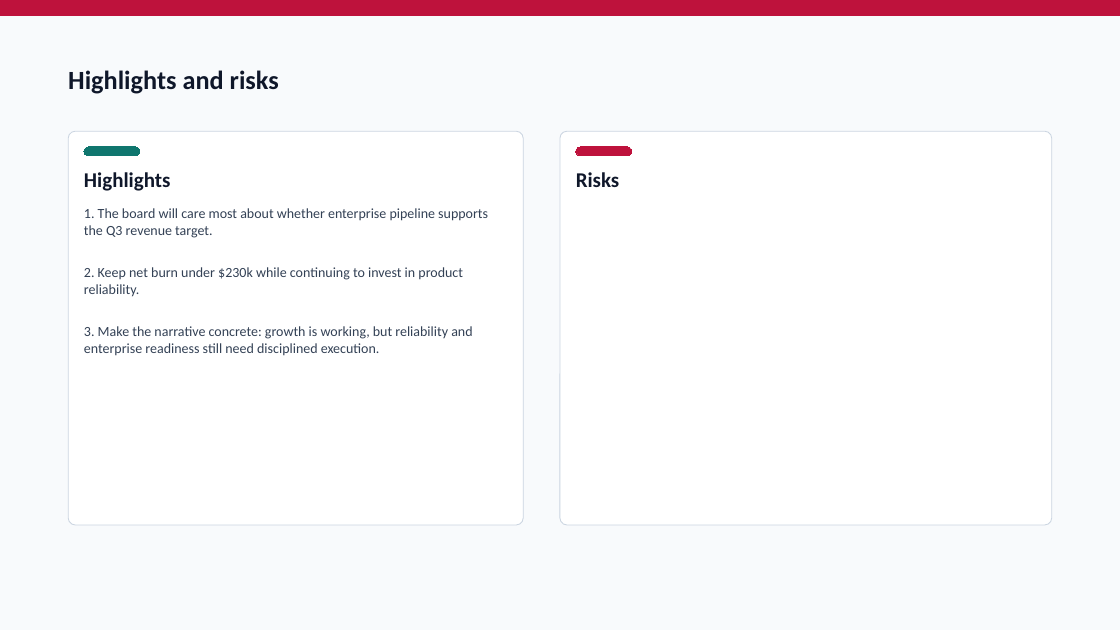
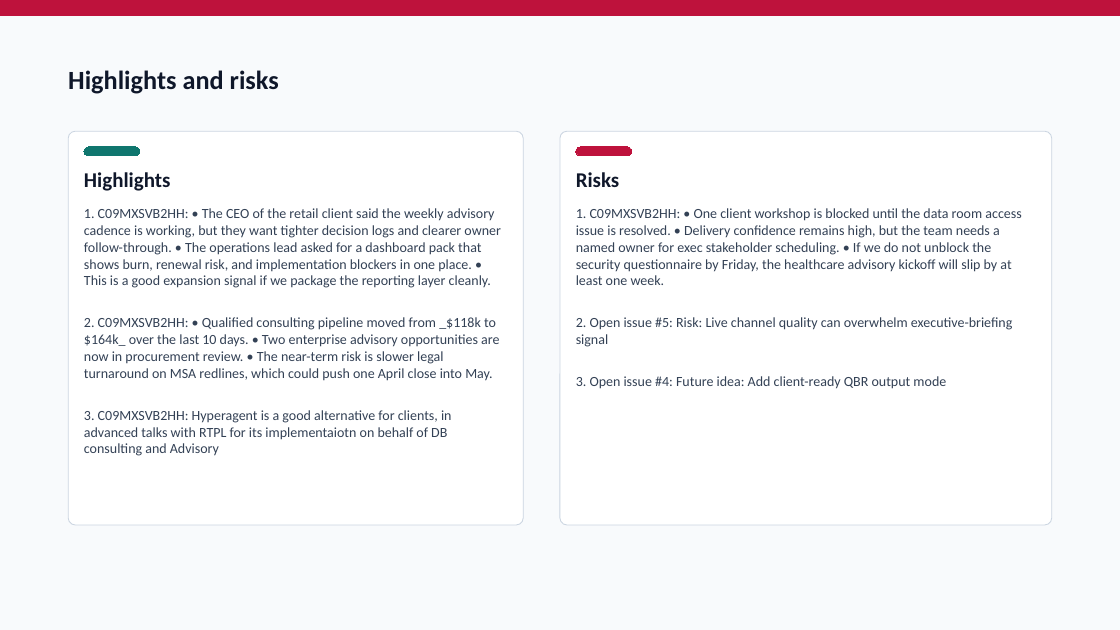
Before and after one commit to Laksh-star/codex-workflow-agents, a slide deck: slide 4 of outputs/executive-briefing-machine-demo/executive-briefing-demo.pptx. Drawn at 1120x630 pixels with LibreOffice and Linux fonts; fonts in the diff are those of the drawing. Boxes give left, top, right and bottom in pixels: in the first picture for what was removed or moved away, otherwise in the second. Text is boxed around its words. In the diff, an @@ line names an element or a change of style, - is before the commit and + after.

Commit message:
Tune Slack classifier for consulting signals

```diff
--- a/outputs/executive-briefing-machine-demo/executive-briefing-demo.pptx
+++ b/outputs/executive-briefing-machine-demo/executive-briefing-demo.pptx
@@ text at <box>84,208,500,456</box>: text changed @@
-1. The board will care most about whether enterprise pipeline supports the Q3 revenue target.
-2. Keep net burn under $230k while continuing to invest in product reliability.
-3. Make the narrative concrete: growth is working, but reliability and enterprise readiness still need disciplined execution.
+1. C09MXSVB2HH: • The CEO of the retail client said the weekly advisory cadence is working, but they want tighter decision logs and clearer owner follow-through. • The operations lead asked for a dashboard pack that shows burn, renewal risk, and implementation blockers in one place. • This is a good expansion signal if we package the reporting layer cleanly.
+2. C09MXSVB2HH: • Qualified consulting pipeline moved from _$118k to $164k_ over the last 10 days. • Two enterprise advisory opportunities are now in procurement review. • The near-term risk is slower legal turnaround on MSA redlines, which could push one April close into May.
+3. C09MXSVB2HH: Hyperagent is a good alternative for clients, in advanced talks with RTPL for its implementaiotn on behalf of DB consulting and Advisory
@@ text added at <box>576,208,1021,389</box>, 12 pt, text #334155 @@
+1. C09MXSVB2HH: • One client workshop is blocked until the data room access issue is resolved. • Delivery confidence remains high, but the team needs a named owner for exec stakeholder scheduling. • If we do not unblock the security questionnaire by Friday, the healthcare advisory kickoff will slip by at least one week.
+2. Open issue #5: Risk: Live channel quality can overwhelm executive-briefing signal
+3. Open issue #4: Future idea: Add client-ready QBR output mode
```
Also in this commit, not shown: 1 other slide changed, 5 other files.
